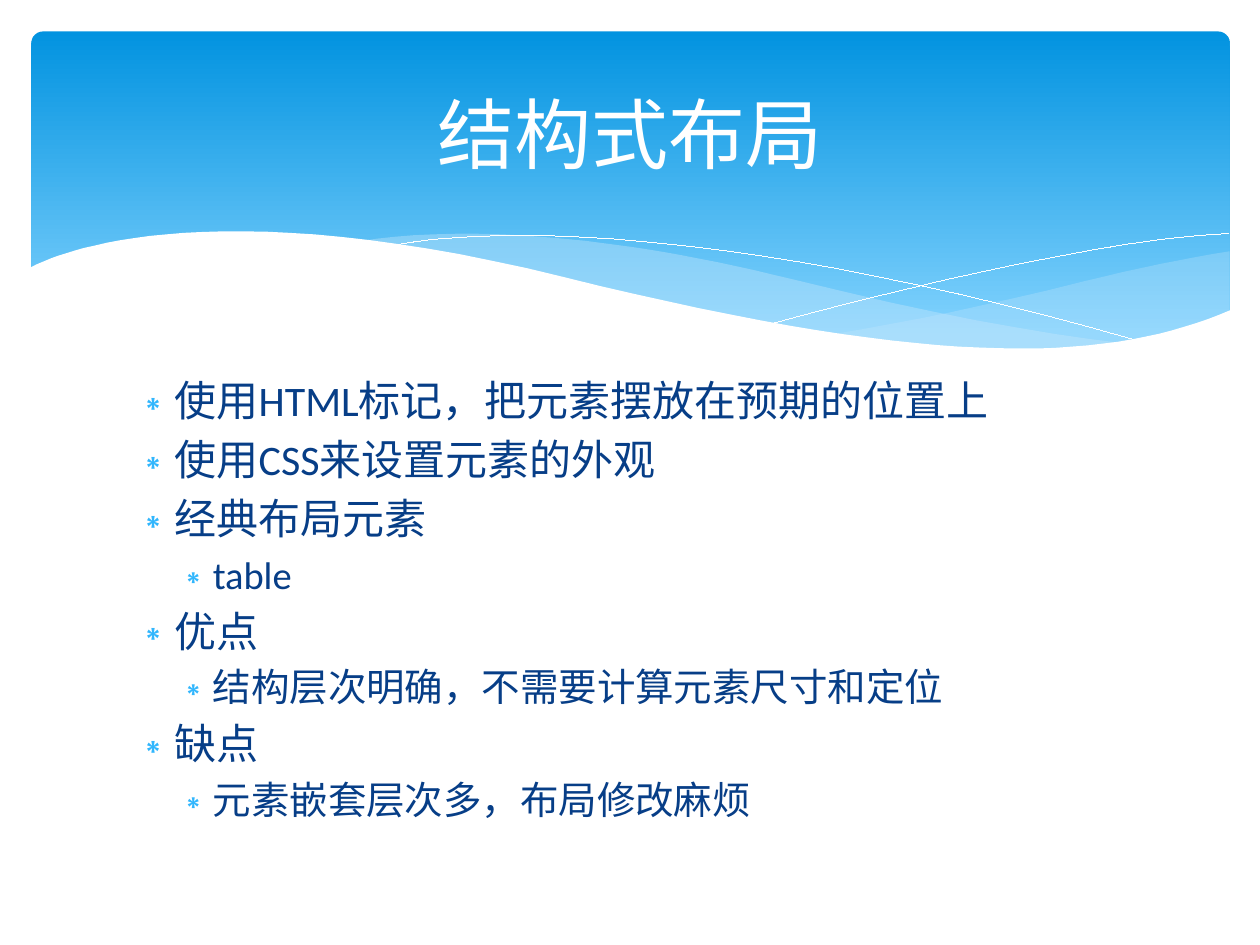
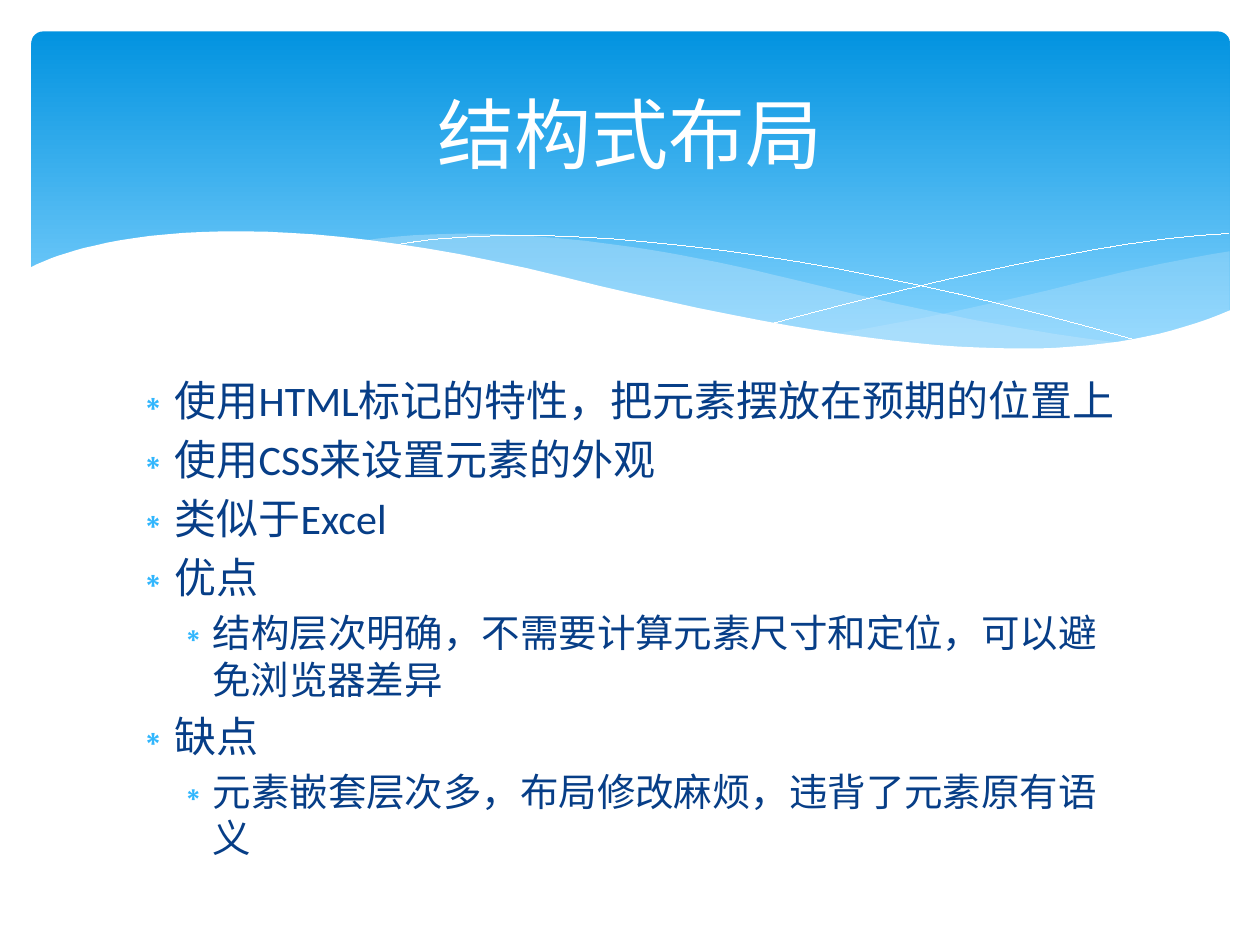
Before and after one commit to Hawkeyes0/HTML5-Test, a slide deck: slide 5 of Tour/Web前端技术_布局.pptx. Drawn at 1260x945 pixels with LibreOffice and Linux fonts; fonts in the diff are those of the drawing. Boxes give left, top, right and bottom in pixels: in the first picture for what was removed or moved away, otherwise in the second. Text is boxed around its words. In the diff, an @@ line names an element or a change of style, - is before the commit and + after.

Commit message:
更新布局资料

```diff
--- a/Tour/Web前端技术_布局.pptx
+++ b/Tour/Web前端技术_布局.pptx
@@ text at bbox=[175, 380, 1115, 421]: text changed @@
-∗ 使用HTML标记，把元素摆放在预期的位置上
+∗ 使用HTML标记的特性，把元素摆放在预期的位置上
@@ text at bbox=[175, 498, 387, 538]: text changed @@
-∗ 经典布局元素
-  ∗ table
+∗ 类似于Excel
@@ text at bbox=[212, 614, 1097, 697]: text changed @@
-  ∗ 结构层次明确，不需要计算元素尺寸和定位
+  ∗ 结构层次明确，不需要计算元素尺寸和定位，可以避免浏览器差异
@@ text at bbox=[212, 773, 1097, 855]: text changed @@
-  ∗ 元素嵌套层次多，布局修改麻烦
+  ∗ 元素嵌套层次多，布局修改麻烦，违背了元素原有语义
```
Also in this commit, not shown: 2 other slides changed, 19 slides added, 3 other files.
